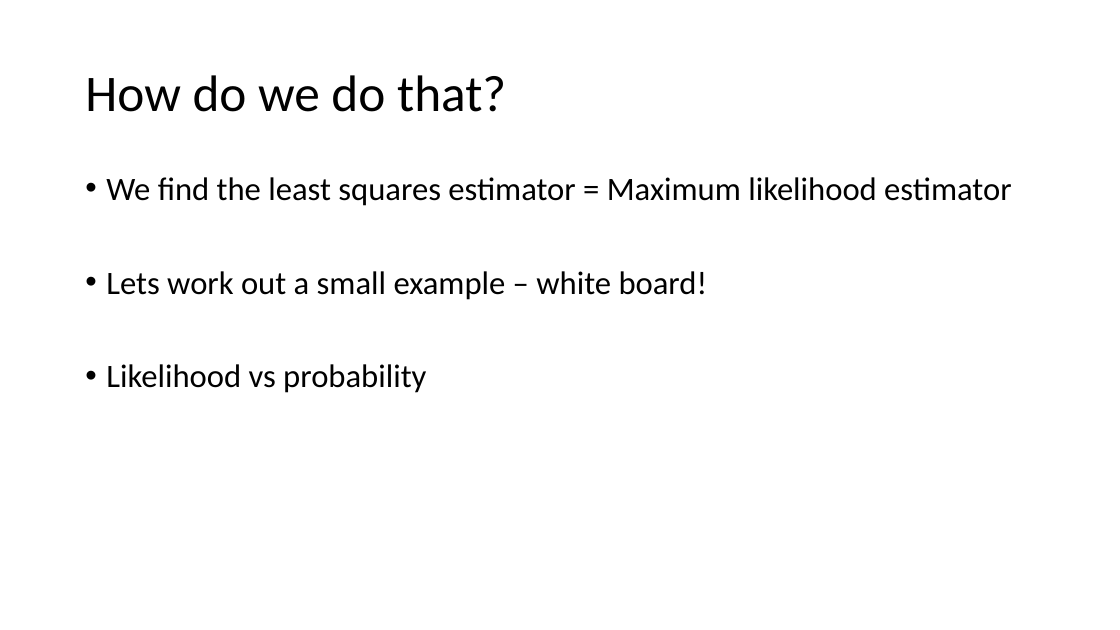
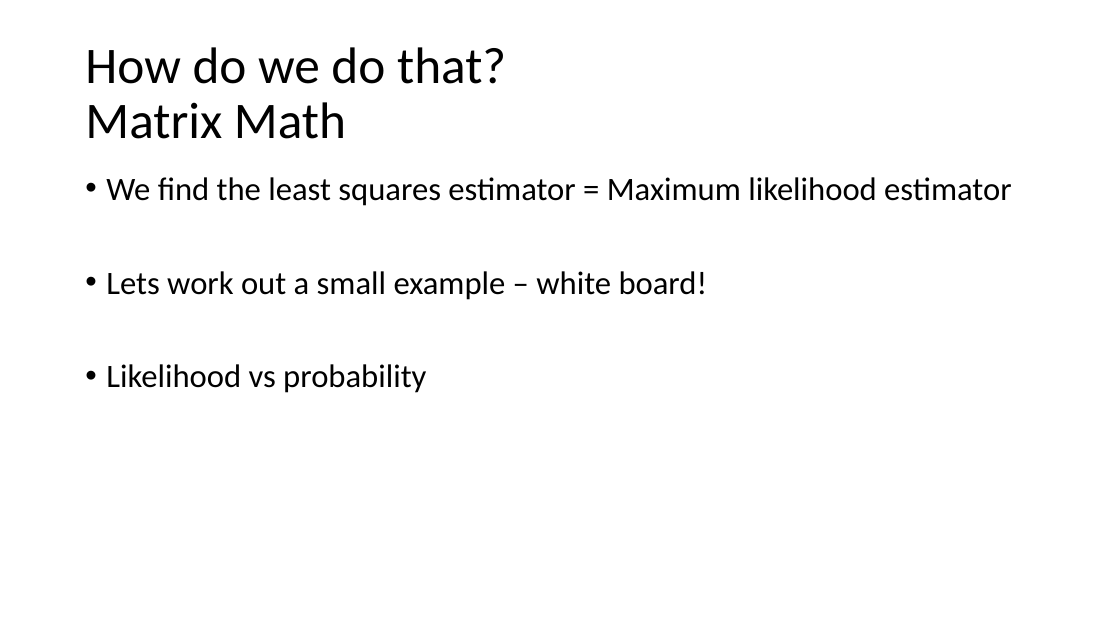
Before and after one commit to ter56/September2_2021_class, a slide deck: slide 25 of AdditiveModels_9_2_2021.pptx. Drawn at 1120x630 pixels with LibreOffice and Linux fonts; fonts in the diff are those of the drawing. Boxes give left, top, right and bottom in pixels: in the first picture for what was removed or moved away, otherwise in the second. Text is boxed around its words. In the diff, an @@ line names an element or a change of style, - is before the commit and + after.

```diff
--- a/AdditiveModels_9_2_2021.pptx
+++ b/AdditiveModels_9_2_2021.pptx
@@ title at <box>85,47,506,139</box>: text changed @@
-How do we do that?
+How do we do that?
+Matrix Math
```
Also in this commit, not shown: 4 other slides changed, 1 slide removed, 1 other file.
